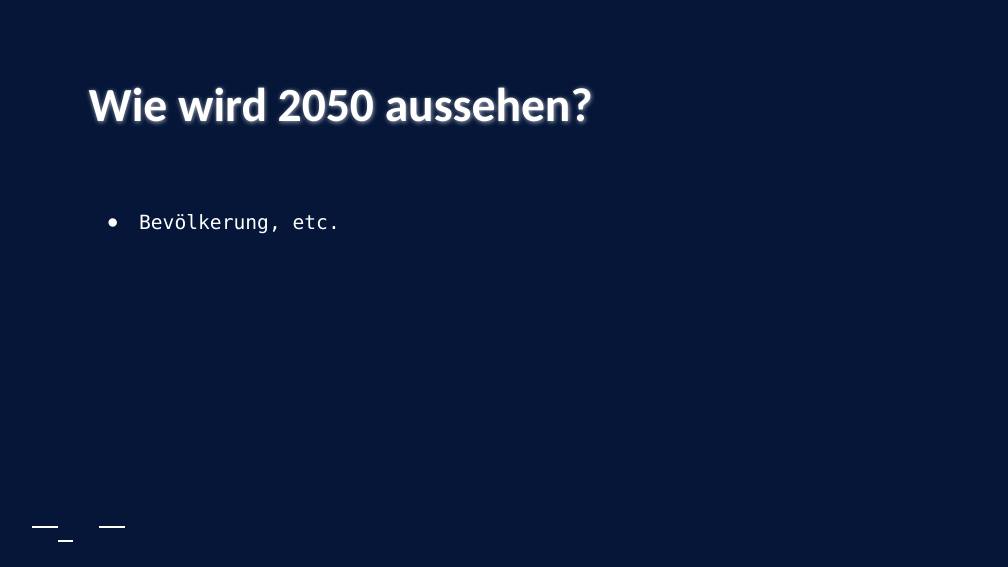
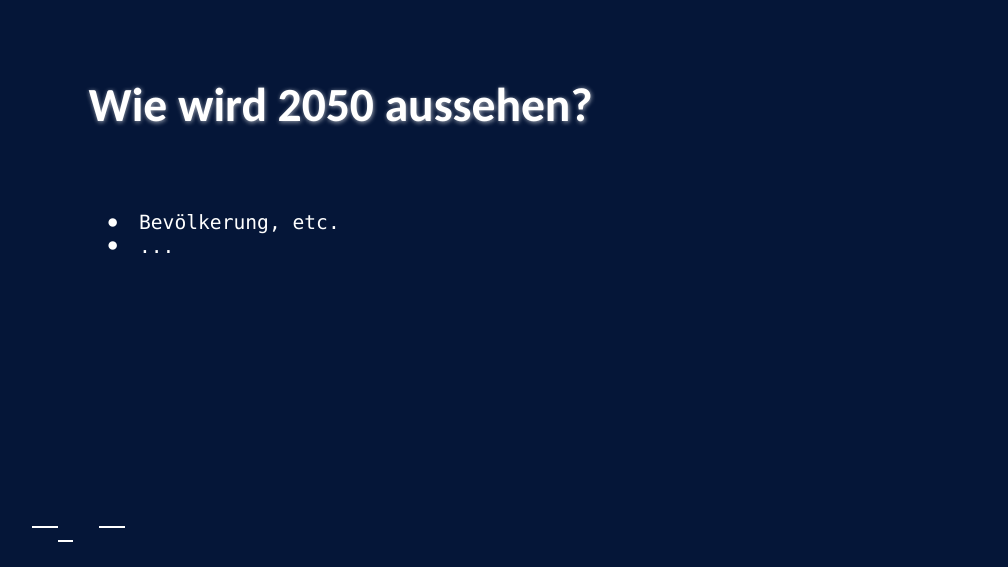
Before and after one commit to Nydery/leotopia, a slide deck: slide 7 of pptx/UmfrageErgebnissePLUSPlatformenUNDDashboard.pptx (slide 3 before the commit). Drawn at 1008x567 pixels with LibreOffice and Linux fonts; fonts in the diff are those of the drawing; background and template pictures are left out. Boxes give left, top, right and bottom in pixels: in the first picture for what was removed or moved away, otherwise in the second. Text is boxed around its words. In the diff, an @@ line names an element or a change of style, - is before the commit and + after.

```diff
--- a/pptx/UmfrageErgebnissePLUSPlatformenUNDDashboard.pptx
+++ b/pptx/UmfrageErgebnissePLUSPlatformenUNDDashboard.pptx
@@ text at [139,214,340,234]: paragraph added @@
+● ...
```
Also in this commit, not shown: 4 other slides changed, 3 slides added, 1 slide removed, 1 other file.
